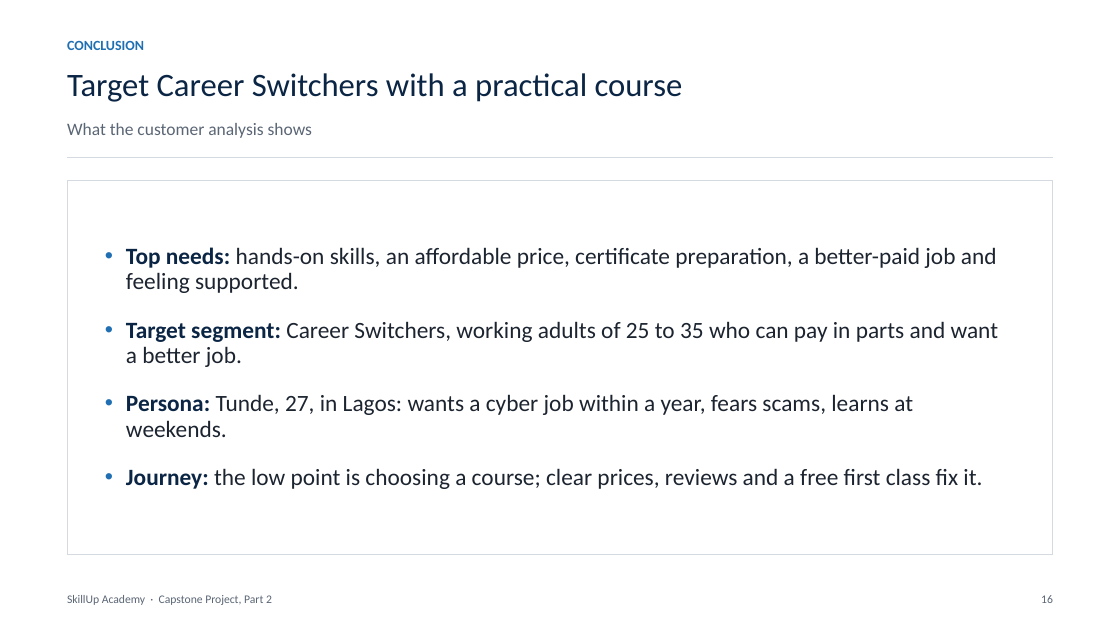
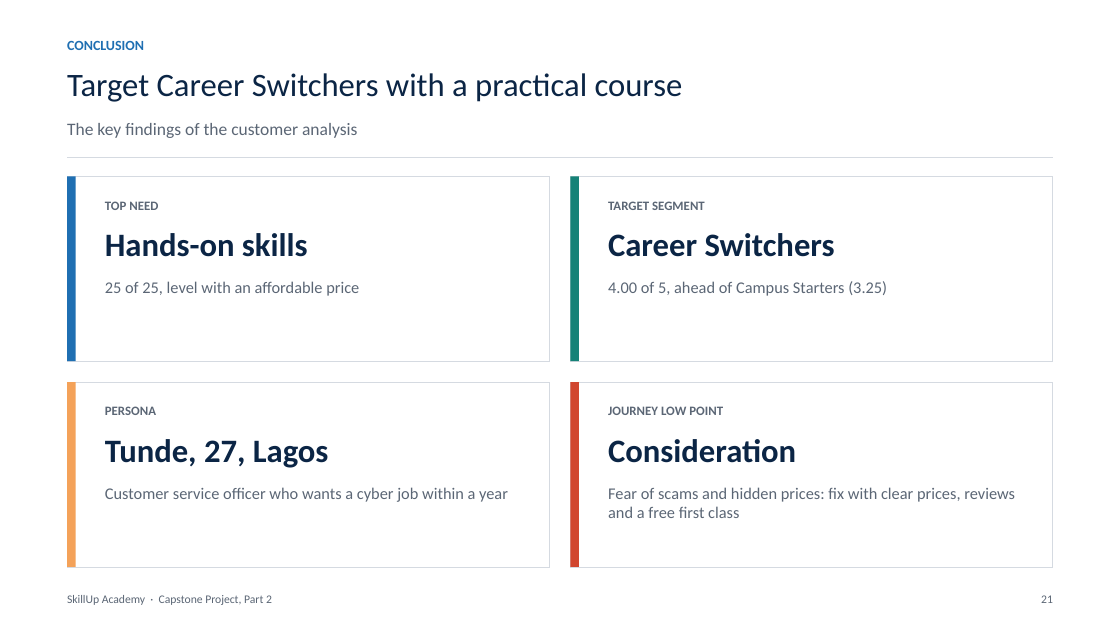
Before and after one commit to BadboyVee/BlackHoleeee, a slide deck: slide 21 of capstone/Customer_Analysis.pptx (slide 16 before the commit). Drawn at 1120x630 pixels with LibreOffice and Linux fonts; fonts in the diff are those of the drawing. Boxes give left, top, right and bottom in pixels: in the first picture for what was removed or moved away, otherwise in the second. Text is boxed around its words. In the diff, an @@ line names an element or a change of style, - is before the commit and + after.

```diff
--- a/capstone/Customer_Analysis.pptx
+++ b/capstone/Customer_Analysis.pptx
@@ text at <box>67,123,357,138</box>: text changed @@
-What the customer analysis shows
+The key findings of the customer analysis
@@ rectangle: place and size @@
-rectangle at <box>67,181,1053,555</box>
+rectangle at <box>67,176,549,361</box>
@@ rectangle added at <box>67,176,76,361</box>, fill #1F6FB2 @@
@@ rectangle added at <box>571,176,1053,361</box>, fill #FFFFFF, outline #D5DAE1 0.75 pt @@
@@ rectangle added at <box>571,176,579,361</box>, fill #168277 @@
@@ text added at <box>105,201,158,210</box>, 11 pt, text #5B6675, bold @@
+TOP NEED
@@ text added at <box>608,201,705,210</box>, 11 pt, text #5B6675, bold @@
+TARGET SEGMENT
@@ text added at <box>105,233,308,257</box>, 28 pt, text #0B2545, bold @@
+Hands-on skills
@@ text added at <box>608,233,835,257</box>, 28 pt, text #0B2545, bold @@
+Career Switchers
@@ text removed at <box>126,247,999,489</box> @@
-• Top needs: hands-on skills, an affordable price, certificate preparation, a better-paid job and feeling supported.
-• Target segment: Career Switchers, working adults of 25 to 35 who can pay in parts and want a better job.
-• Persona: Tunde, 27, in Lagos: wants a cyber job within a year, fears scams, learns at weekends.
-• Journey: the low point is choosing a course; clear prices, reviews and a free first class fix it.
@@ text added at <box>105,281,359,296</box>, 14 pt, text #5B6675 @@
+25 of 25, level with an affordable price
@@ text added at <box>608,281,887,296</box>, 14 pt, text #5B6675 @@
+4.00 of 5, ahead of Campus Starters (3.25)
@@ rectangle added at <box>67,382,549,567</box>, fill #FFFFFF, outline #D5DAE1 0.75 pt @@
@@ rectangle added at <box>67,382,76,567</box>, fill #F4A259 @@
@@ rectangle added at <box>571,382,1053,567</box>, fill #FFFFFF, outline #D5DAE1 0.75 pt @@
@@ rectangle added at <box>571,382,579,567</box>, fill #D1462F @@
@@ text added at <box>105,406,156,415</box>, 11 pt, text #5B6675, bold @@
+PERSONA
@@ text added at <box>608,406,723,415</box>, 11 pt, text #5B6675, bold @@
+JOURNEY LOW POINT
@@ text added at <box>105,439,329,468</box>, 28 pt, text #0B2545, bold @@
+Tunde, 27, Lagos
@@ text added at <box>608,439,796,463</box>, 28 pt, text #0B2545, bold @@
+Consideration
@@ text added at <box>105,487,508,502</box>, 14 pt, text #5B6675 @@
+Customer service officer who wants a cyber job within a year
@@ text added at <box>608,487,1015,518</box>, 14 pt, text #5B6675 @@
+Fear of scams and hidden prices: fix with clear prices, reviews and a free first class
@@ text at <box>1041,595,1053,603</box>: text changed @@
-16
+21
```
Also in this commit, not shown: 14 other slides changed, 7 slides added, 2 slides removed, 8 other files.
